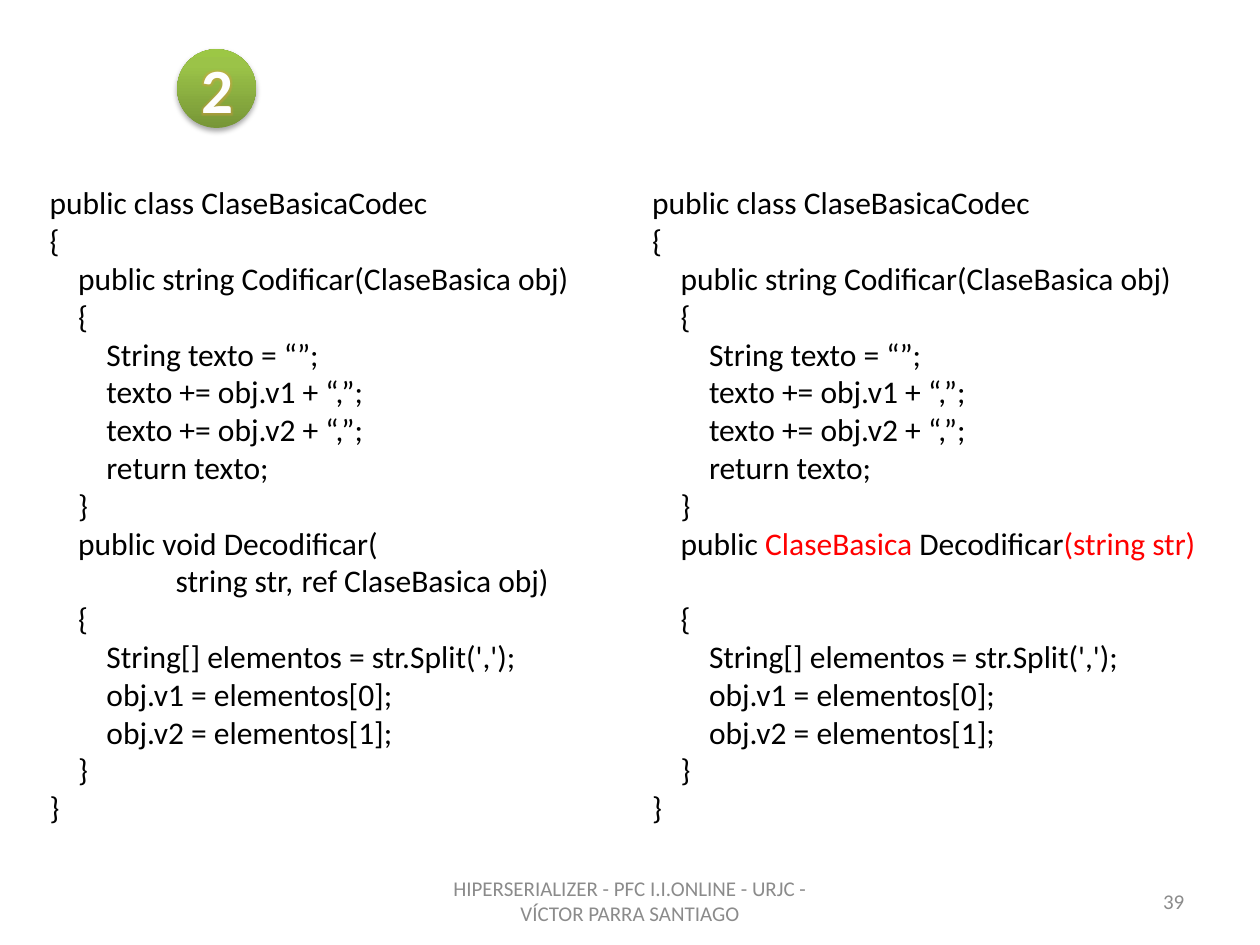
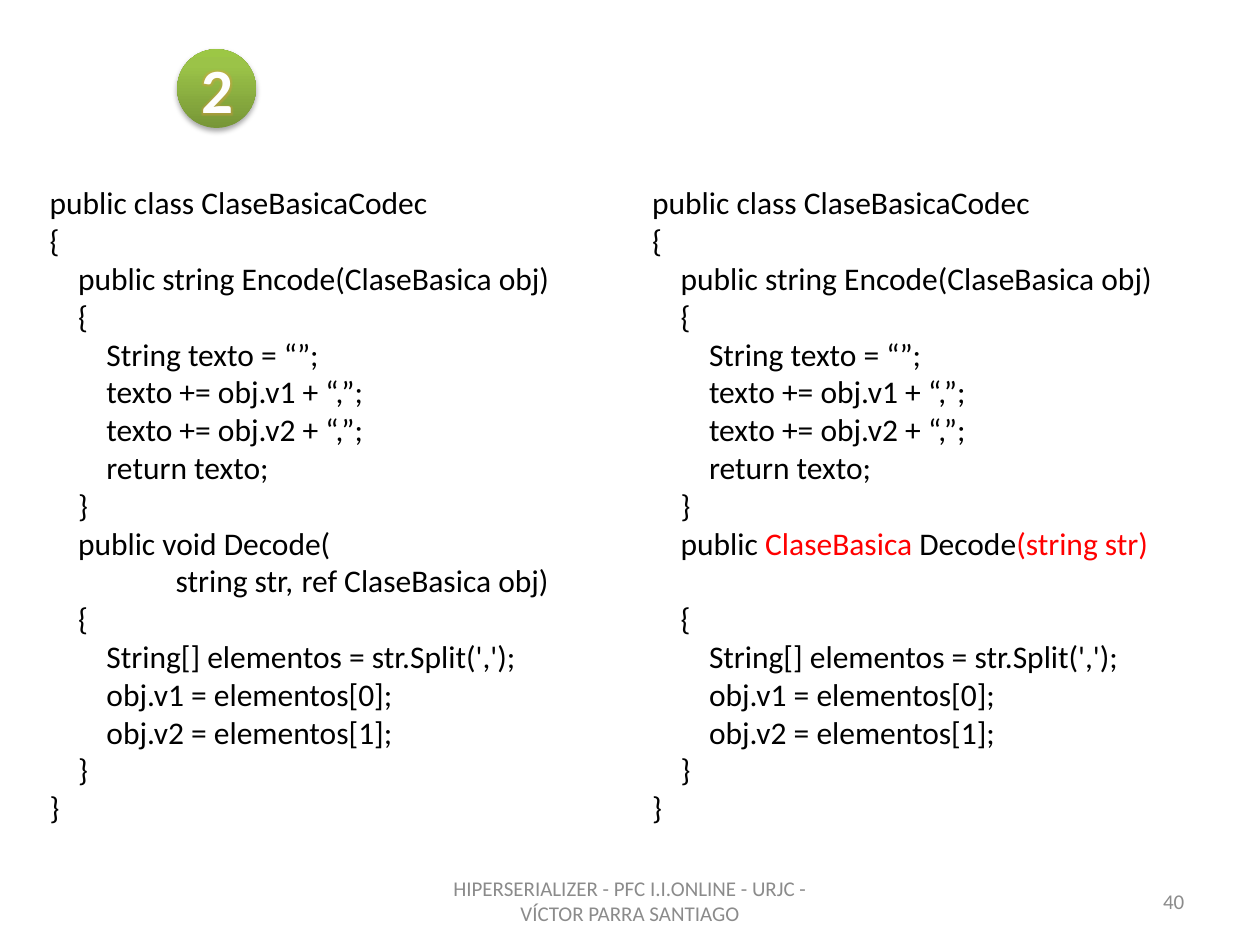
Before and after one commit to vitiparra/ProyectoFinDeCarrera, a slide deck: slide 40 of Memoria/PFC HiperSerializer OK.pptx (slide 39 before the commit). Drawn at 1260x945 pixels with LibreOffice and Linux fonts; fonts in the diff are those of the drawing; background and template pictures are left out. Boxes give left, top, right and bottom in pixels: in the first picture for what was removed or moved away, otherwise in the second. Text is boxed around its words. In the diff, an @@ line names an element or a change of style, - is before the commit and + after.

```diff
--- a/Memoria/PFC HiperSerializer OK.pptx
+++ b/Memoria/PFC HiperSerializer OK.pptx
@@ text at [78,267,549,296]: text changed @@
-public string Codificar(ClaseBasica obj)
+public string Encode(ClaseBasica obj)
@@ text at [681,267,1151,296]: text changed @@
-public string Codificar(ClaseBasica obj)
+public string Encode(ClaseBasica obj)
@@ text at [78,532,330,560]: text changed @@
-public void Decodificar(
+public void Decode(
@@ text at [681,532,1148,561]: text changed @@
-public ClaseBasica Decodificar(string str)
+public ClaseBasica Decode(string str)
@@ page number at [1163,895,1184,909]: text changed @@
-39
+40
```
Also in this commit, not shown: 22 other slides changed, 5 slides added, 2 other files.
